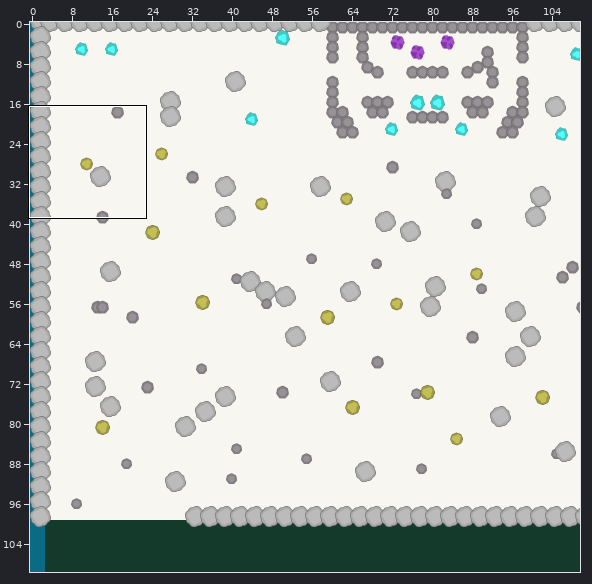
Two states of a Tiled map, maps/map1.tmx. The picture above shows the old version from afar; the outline marks the close-up.
Close-up. As it was:
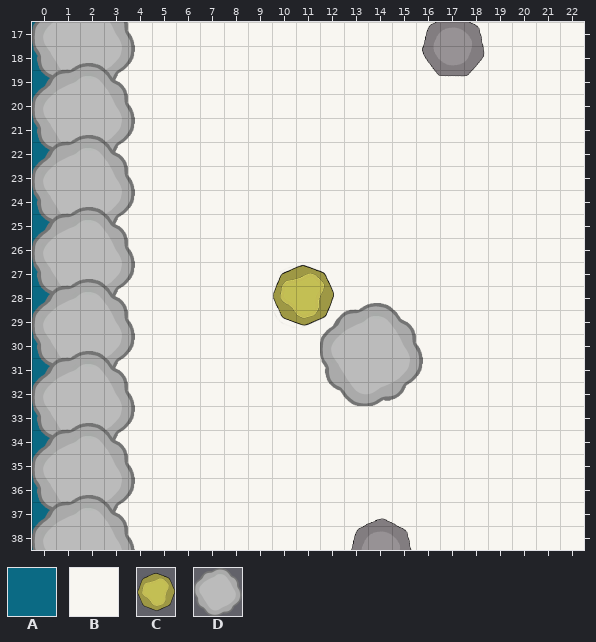
Cells are 70x70 px. Shown: x 0..22, y 17..38. The commit also changed other parts of the map, which this record leaves out.
Key: from "game-io-tileset": A 7 "ocean1", B 8 "winter1"; from "resources": C 4 "gold1", D 11 "winter-tree".
_ is an empty cell.
Layers that did not change in this view are not listed.
Layer "bg" before, first column x 0:
17 AAABBBBBBB
18 AAABBBBBBB
19 AAABBBBBBB
20 AAABBBBBBB
21 AAABBBBBBB
22 AAABBBBBBB
23 AAABBBBBBB
24 AAABBBBBBB
25 AAABBBBBBB
26 AAABBBBBBB
27 AAABBBBBBB
28 AAABBBBBBB
29 AAABBBBBBB
30 AAABBBBBBB
31 AAABBBBBBB
32 AAABBBBBBB
33 AAABBBBBBB
34 AAABBBBBBB
35 AAABBBBBBB
36 AAABBBBBBB
37 AAABBBBBBB
38 AAABBBBBBB
The result:
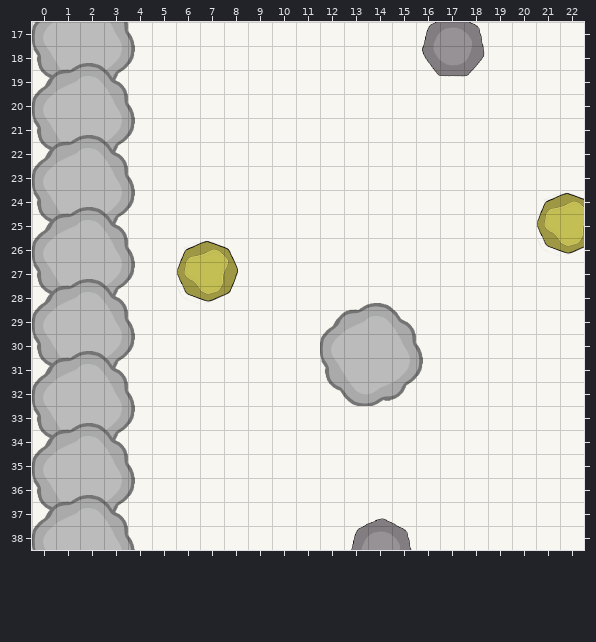
Commit message: caves and updated minimap
From old to new:
Layer "bg":
y 17..38: x 0 A -> B
Layer "cave, amethyst, diamond, gold,":
y 26: x 21 _ -> C
y 28: x 6 _ -> C
Layer "stone, wood,":
y 29: x 10 C -> _
Boxes around the changes in both close-ups, in picture pixels (x1, y1, x2, y2):
changed: (32, 22, 50, 550)
added: (536, 192, 584, 255)
added: (176, 240, 238, 303)
removed: (272, 264, 334, 327)
